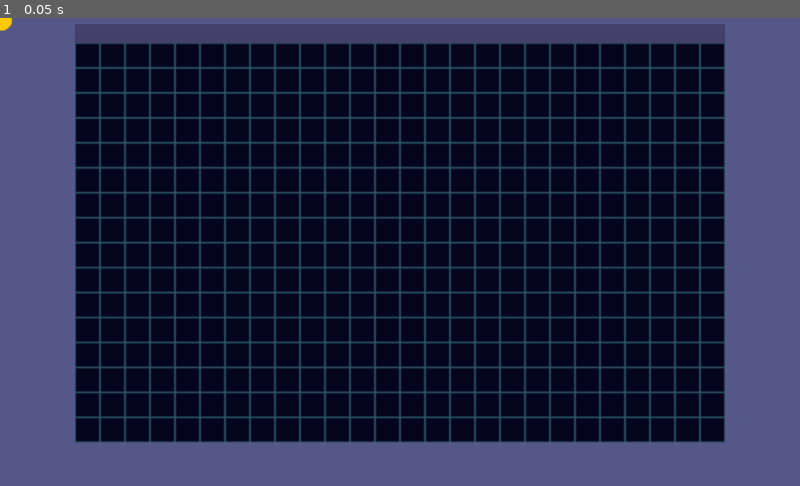
Above: before the commit, frame 1.
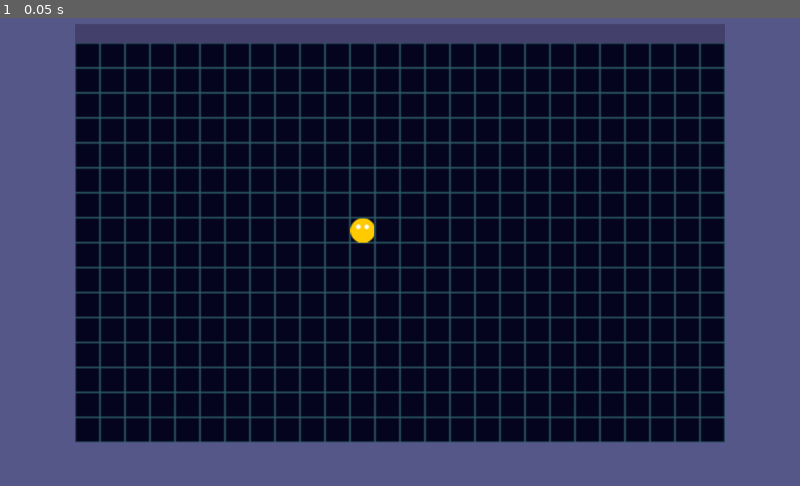
Above: after the commit, the same moment.

Repository: edgex004/RaccoonDelver
Game: Godot game, scene res://Level.tscn
Same seed, same stepped clock (60 frames per second), same inputs: the game is played once before the commit and once after it.
Inputs:
- Up to frame 1 (0.05 s): no input

The runs differ from the first frame. In frame 1, 0.2% of the frame differs, in the area x 0-47%, y 0-49%.

Commit message:
Have Movable check for collision before moving.

Diff:
--- a/Level.tscn
+++ b/Level.tscn
@@ -8,6 +8,7 @@
 script = ExtResource( 1 )
 
 [node name="Player" parent="." instance=ExtResource( 2 )]
+position = Vector2( 464, 272 )
 z_index = 1
 
 [node name="Beat" type="Timer" parent="."]
--- a/Scenes/Damageable/Movable/Movable.gd
+++ b/Scenes/Damageable/Movable/Movable.gd
@@ -23,7 +23,8 @@
 func move_tile(dir_vector, movement_size):
 	var cur_pos = get_position()
 	var desired_pos = cur_pos + dir_vector * movement_size
-	set_position(desired_pos)
+	if (!check_for_collision(cur_pos,desired_pos)):
+		set_position(desired_pos)
 
 func check_for_collision(cast_from : Vector2, cast_to : Vector2) -> bool:
 	# Returns true if the space cannot be moved to because something is there
